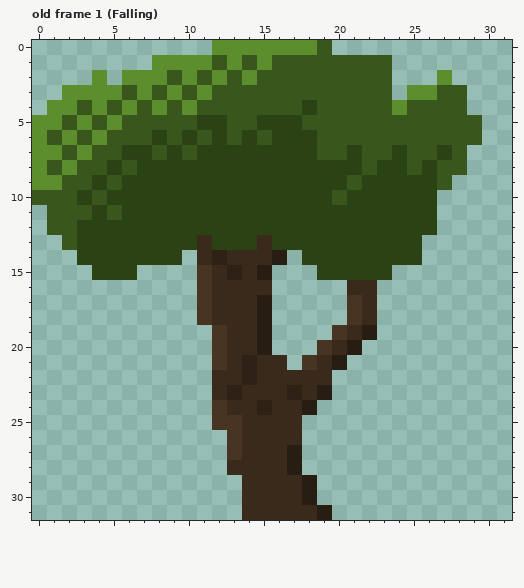
Pixel-art file, stored at res/tex/entities/objects/trees/oaktree.ase. The picture above was drawn from the file before the commit.
32x32 pixels, 6 frames. Shown: old frame 1 (Falling). The commit also changed other frames, which this record leaves out.
The result:
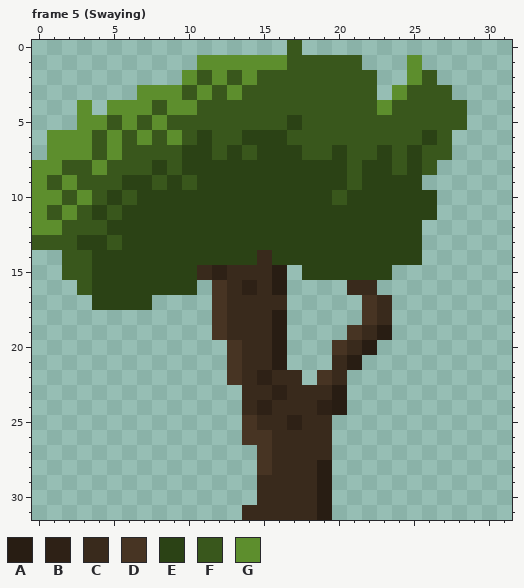
Palette (. is transparent): A #281d13  B #2e2116  C #392a1c  D #473423  E #2b4215  F #39571c  G #5d8e2d
A new or re-ordered frame is compared with the old frame closest to it.
Edits made:
frames 6 -> 10
Changed rows in their new state; - is an unchanged pixel.
Frame 5 (Swaying) is new; against old frame 1 (Falling):
first column x 0:
 0 ------------.....F..----------
 1 --------...-G-G-G-----..-G----
 2 ----.-....-------------.-GF.--
 3 --.....-G----G---------.GFF-.-
 4 -..G.G-GFG--------F----GF-----
 5 ...-GFG-G--FF--FF------------.
 6 .G-GFG-GFGFEF--E-FF-------E-..
 7 .-G--GFF-FE-F-F---F-EF-EFE-F.-
 8 -GF-GF-F-F-----------FE-FEF..-
 9 -FG-F---F-F---------------..--
10 GG-G--F-----------------------
11 G-G---------------------------
12 GG-FF---------------------.---
13 FF---F-----E---E--------------
14 --FF------EEEEE-EE------------
15 --FF---EEEECBC-CA-E-----------
16 ---FEEEEEEE.D-B-A-------------
17 ----EEEE---.D--CC----.DC------
18 -----------.D--CA----.DC------
19 ---------------CA---.DCA------
20 ------------.D-CA--.DCA-------
21 ------------.DC-A-..CA--------
22 ------------.DCB--.DC---------
23 ------------..--BC-CA---------
24 ------------..----CBA---------
25 ------------..D--BCC----------
26 -------------.DD--CC----------
27 -------------..D-CCC----------
28 -------------..D-CCA----------
29 --------------.---CA----------
30 --------------.---CA----------
